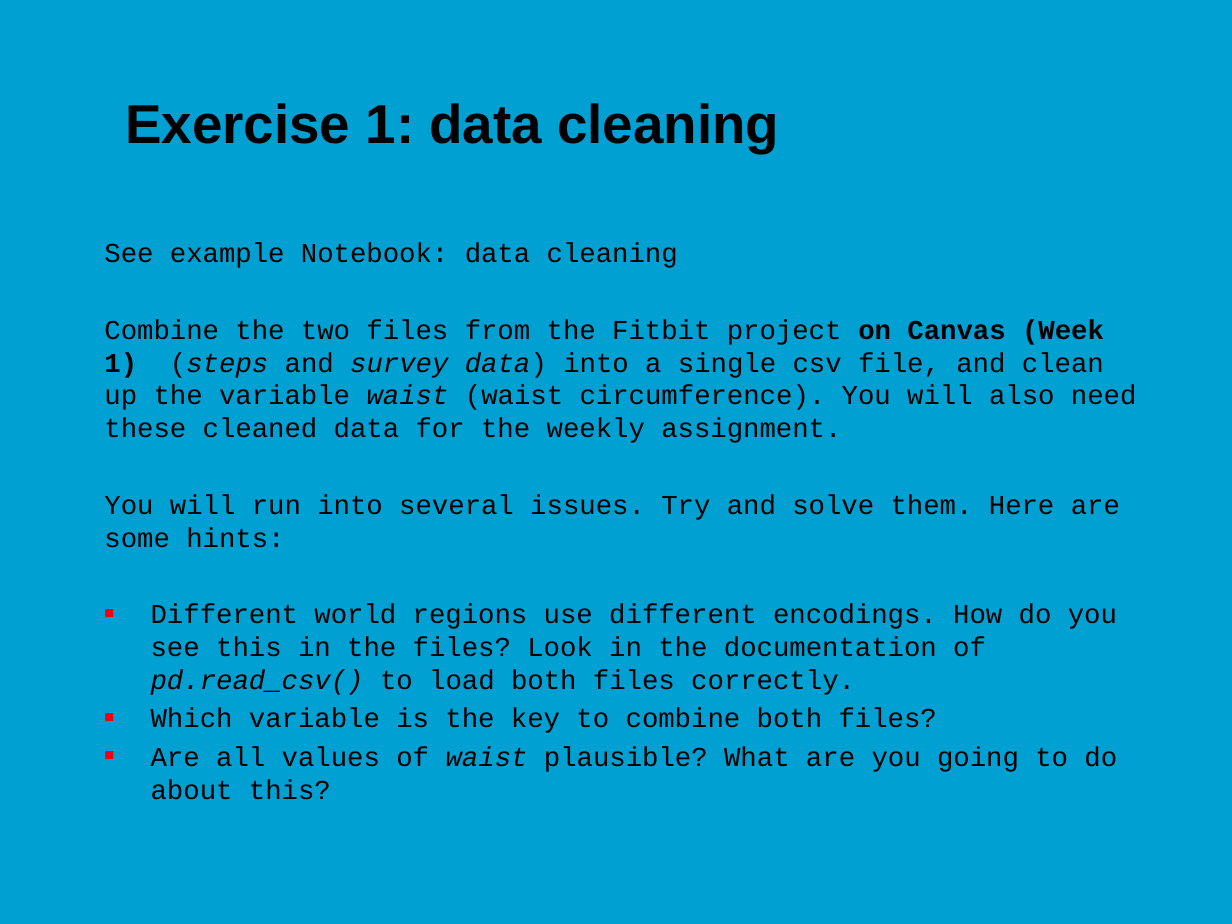
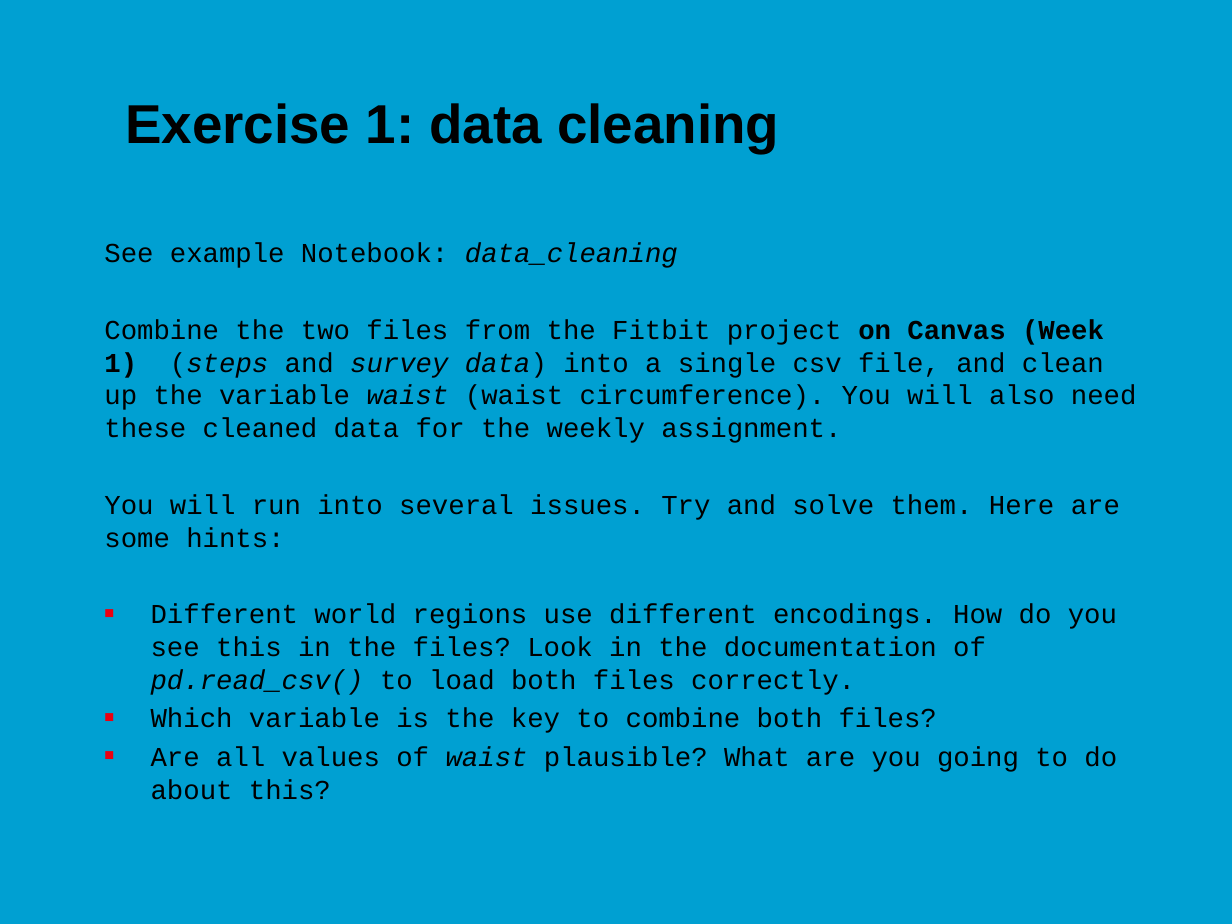
Before and after one commit to jonasmoons/data-driven-learning, a slide deck: slide 16 of slides/Week 1.pptx. Drawn at 1232x924 pixels with LibreOffice and Linux fonts; fonts in the diff are those of the drawing; background and template pictures are left out. Boxes give left, top, right and bottom in pixels: in the first picture for what was removed or moved away, otherwise in the second. Text is boxed around its words. In the diff, an @@ line names an element or a change of style, - is before the commit and + after.

```diff
--- a/slides/Week 1.pptx
+++ b/slides/Week 1.pptx
@@ text at box(104, 243, 678, 268): text changed @@
-See example Notebook: data cleaning
+See example Notebook: data_cleaning
```
Also in this commit, not shown: 1 other slide changed, 55 other files.
